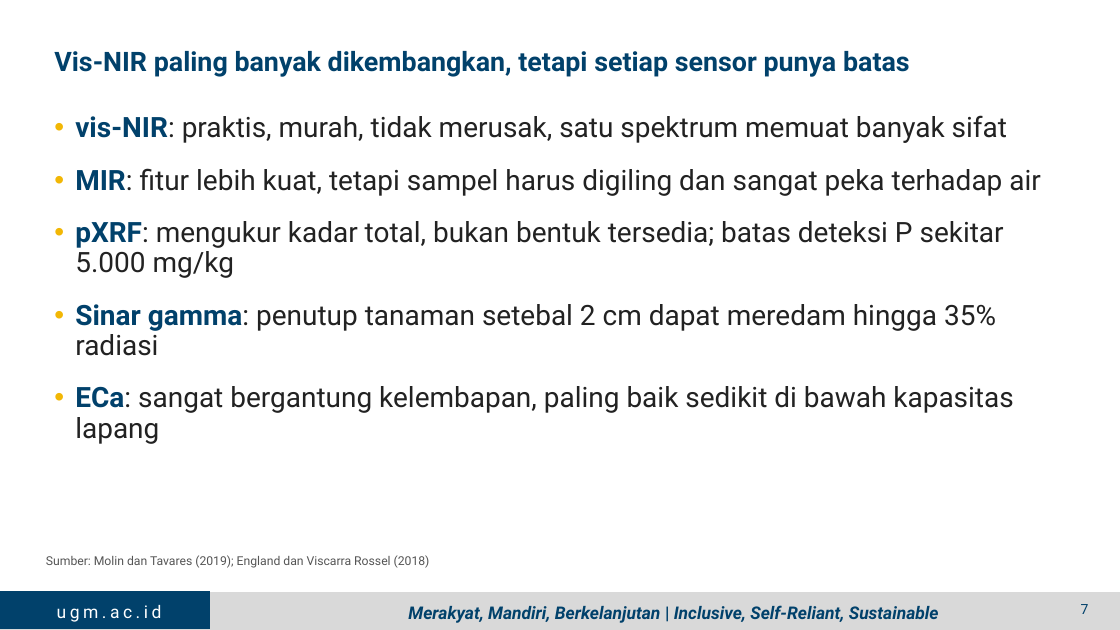
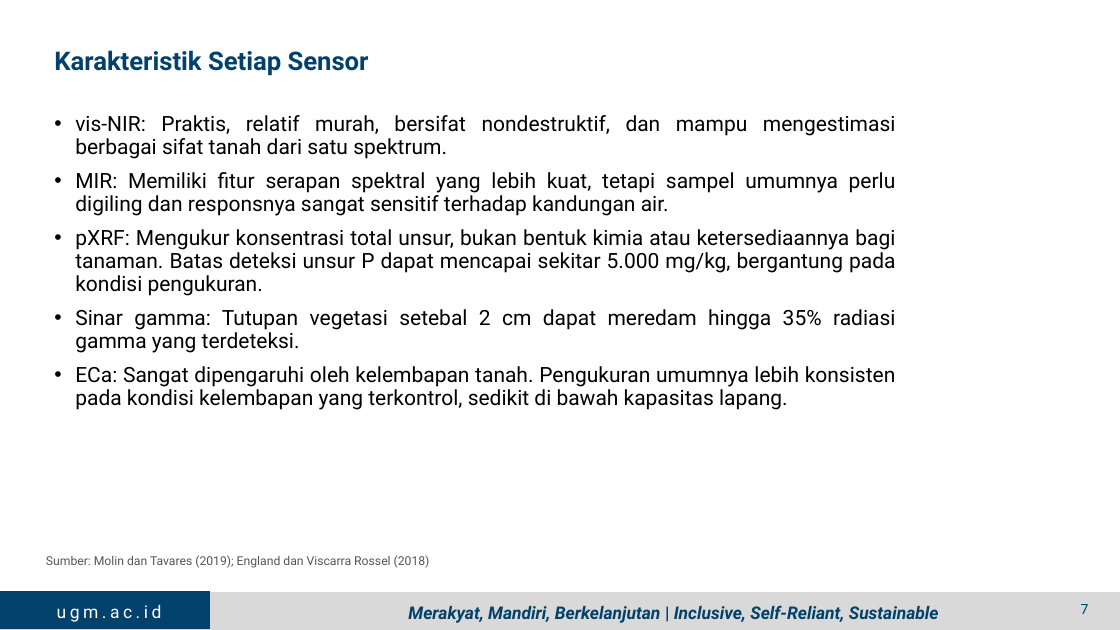
Before and after one commit to jhnhp/SMART, a slide deck: slide 7 of Output/Presentasi/PPT_4_Dr_Pandu_Proximal_Soil_Sensing.pptx. Drawn at 1120x630 pixels with LibreOffice and Linux fonts; fonts in the diff are those of the drawing; background and template pictures are left out. Boxes give left, top, right and bottom in pixels: in the first picture for what was removed or moved away, otherwise in the second. Text is boxed around its words. In the diff, an @@ line names an element or a change of style, - is before the commit and + after.

```diff
--- a/Output/Presentasi/PPT_4_Dr_Pandu_Proximal_Soil_Sensing.pptx
+++ b/Output/Presentasi/PPT_4_Dr_Pandu_Proximal_Soil_Sensing.pptx
@@ title at (54, 50, 369, 76): text changed; size 23 to 22 pt @@
-Vis-NIR paling banyak dikembangkan, tetapi setiap sensor punya batas
+Karakteristik Setiap Sensor
@@ text at (75, 115, 896, 410): text changed; size 24 to 18 pt; text colour #222222 to #000000 @@
-• vis-NIR: praktis, murah, tidak merusak, satu spektrum memuat banyak sifat
-• MIR: fitur lebih kuat, tetapi sampel harus digiling dan sangat peka terhadap air
-• pXRF: mengukur kadar total, bukan bentuk tersedia; batas deteksi P sekitar 5.000 mg/kg
-• Sinar gamma: penutup tanaman setebal 2 cm dapat meredam hingga 35% radiasi
-• ECa: sangat bergantung kelembapan, paling baik sedikit di bawah kapasitas lapang
+• vis-NIR: Praktis, relatif murah, bersifat nondestruktif, dan mampu mengestimasi berbagai sifat tanah dari satu spektrum.
+• MIR: Memiliki fitur serapan spektral yang lebih kuat, tetapi sampel umumnya perlu digiling dan responsnya sangat sensitif terhadap kandungan air.
+• pXRF: Mengukur konsentrasi total unsur, bukan bentuk kimia atau ketersediaannya bagi tanaman. Batas deteksi unsur P dapat mencapai sekitar 5.000 mg/kg, bergantung pada kondisi pengukuran.
+• Sinar gamma: Tutupan vegetasi setebal 2 cm dapat meredam hingga 35% radiasi gamma yang terdeteksi.
+• ECa: Sangat dipengaruhi oleh kelembapan tanah. Pengukuran umumnya lebih konsisten pada kondisi kelembapan yang terkontrol, sedikit di bawah kapasitas lapang.
```
Also in this commit, not shown: 14 other slides changed, 6 slides removed, 12 other files.
